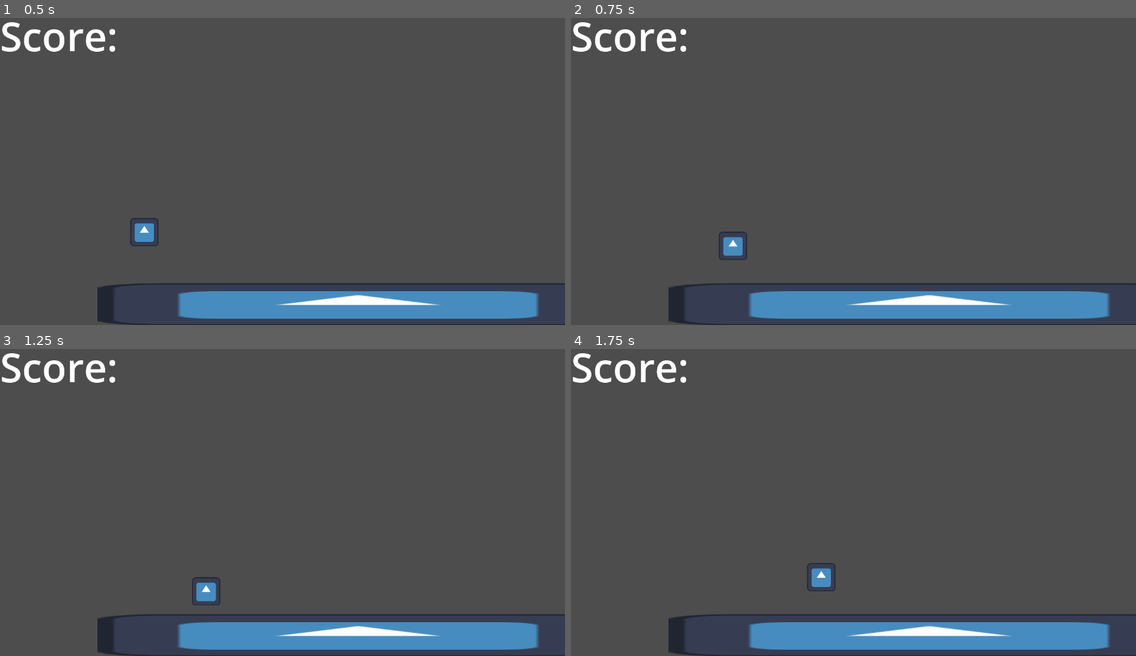
Above: before the commit, frames 1-4 (two rows, left to right).
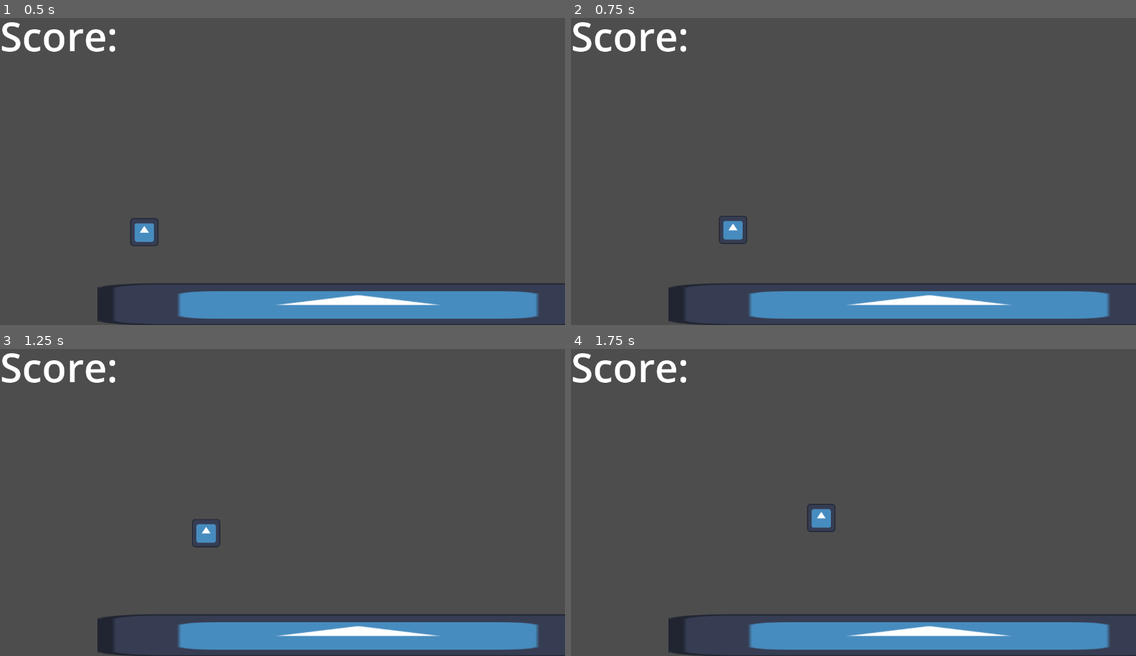
Above: after the commit, the same moments.

Repository: uta-gdc/Progress-Bar-Station
Game: Godot game, scene res://level/Level1.tscn
Same seed, same stepped clock (60 frames per second), same inputs: the game is played once before the commit and once after it. The engine's default icon, where the game draws it, is replaced by a stand-in: a white triangle on a blue panel in a dark square.
Inputs:
- Up to frame 1 (0.5 s): no input
- Up to frame 2 (0.75 s): hold D (right) from 0.53 s (still down); tap Space (jump) at 0.6 s
- Up to frame 3 (1.25 s): keep holding D (right); tap Space (jump) at 0.77, 1.07 s
- Up to frame 4 (1.75 s): keep holding D (right); tap Space (jump) at 1.35, 1.52 s

Frame 1 is identical in both runs. In frame 2, 0.5% of the frame differs, in the area x 26-32%, y 64-79%; in frame 3, 0.6%; in frame 4, 0.6%, in the area x 41-47%, y 50-79%.

Commit message:
Solution

Diff:
--- a/entity/Player.gd
+++ b/entity/Player.gd
@@ -1,8 +1,12 @@
 extends CharacterBody2D
 
 var gravity: float = 200.0
-@export var max_speed: float = 64
-@export var jump_power: float = 60
+
+var max_jumps : int = 3
+var jump_counter : int = 0
+
+@export var max_speed: float = 150
+@export var jump_power: float = 50
 
 func _ready():
 	pass
@@ -23,5 +27,10 @@
 	velocity.y += gravity * delta
 
 func check_jump() -> void:
-	if Input.is_action_just_pressed("jump") and is_on_floor():
-		velocity.y -= jump_power
+	if Input.is_action_just_pressed("jump"):
+		if jump_counter < max_jumps:
+			velocity.y = 0
+			velocity.y -= jump_power
+			jump_counter += 1
+	if is_on_floor():
+		jump_counter = 0
--- a/level/Level1.gd
+++ b/level/Level1.gd
@@ -5,9 +5,9 @@
 var score: int = 0
 
 func _on_area_2d_body_entered(body):
-    score += 1
+	score += 1
 
-    score_label.text = "Score: " + str(score)
+	score_label.text = "Score: " + str(score)
 
 func _on_death_box_body_entered(body):
-    get_tree().call_deferred("reload_current_scene")
+	get_tree().call_deferred("reload_current_scene")
